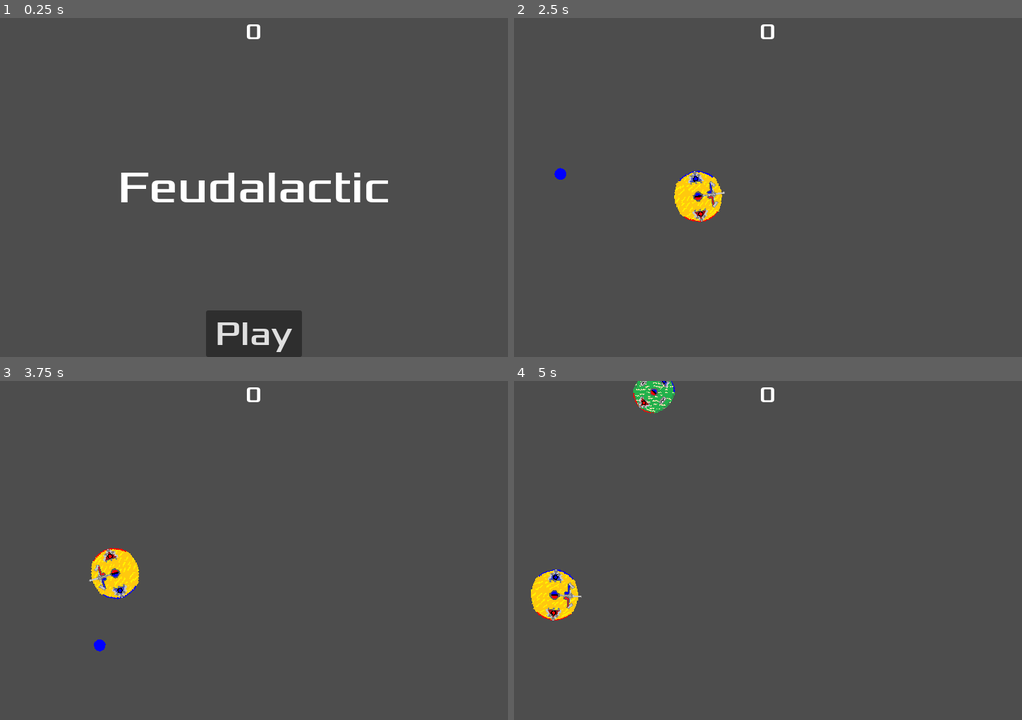
Above: before the commit, frames 1-4 (two rows, left to right).
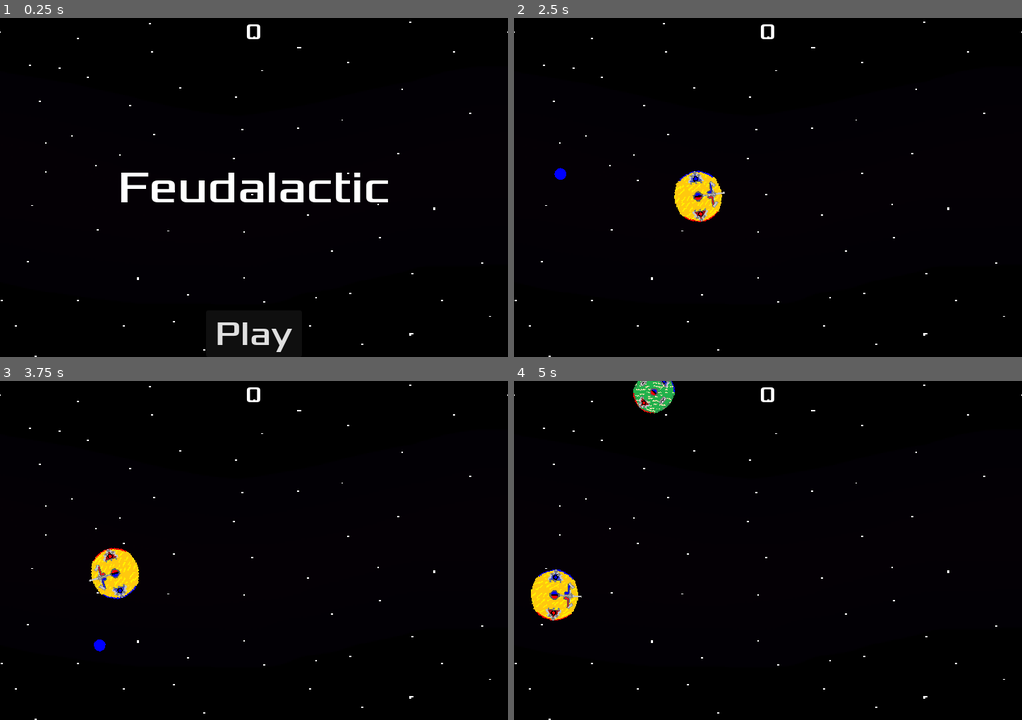
Above: after the commit, the same moments.

Repository: Austincain1006/MelonJam2024
Game: Godot game, scene res://main.tscn
Same seed, same stepped clock (60 frames per second), same inputs: the game is played once before the commit and once after it.
Inputs (mouse positions are in pixels of both pictures, inside the frame that each line leads up to):
- Up to frame 1 (0.25 s): no input
- Up to frame 2 (2.5 s): click "Play" at 0.5 s; tap Enter at 1.25 s; move the mouse to (879, 170) at 1.27 s; hold D (RotateRight) 1.28-2.03 s; hold Right mouse button (FireNegative) 1.28-2.03 s; move the mouse to (666, 204) at 2.02 s; hold S (MoveBackward) from 2.03 s (still down); click (666, 204) at 2.1 s
- Up to frame 3 (3.75 s): move the mouse to (304, 475) at 2.77 s; release S (MoveBackward) at 2.78 s; hold D (RotateRight) 2.78-3.53 s; hold Right mouse button (FireNegative) 2.78-3.53 s; move the mouse to (228, 618) at 3.52 s; hold W (MoveForward) from 3.53 s (still down); click (228, 618) at 3.6 s
- Up to frame 4 (5 s): move the mouse to (920, 601) at 4.27 s; release W (MoveForward) at 4.28 s; hold A (RotateLeft) from 4.28 s (still down); hold Right mouse button (FireNegative) from 4.28 s (still down)

The runs differ from the first frame. In frame 1, 98% of the frame differs, in the area x 0-100%, y 0-100%; in frame 2, 99%; in frame 3, 99%; in frame 4, 98%.

Commit message:
Added Space Background

Diff:
--- a/main.gd
+++ b/main.gd
@@ -48,7 +48,7 @@
 
 func _on_enemy_spawn_timer_timeout():
 	# Number of Enemies Scale with Score
-	if (numEnemies < MAX_ENEMIES) && (numEnemies < (score / 2) + 1):
+	if (numEnemies < MAX_ENEMIES) && (numEnemies < (score / 3) + 1):
 		spawnEnemy()
 		numEnemies += 1
 
--- a/main.tscn
+++ b/main.tscn
@@ -1,7 +1,8 @@
-[gd_scene load_steps=8 format=3 uid="uid://cn7ird88eupwv"]
+[gd_scene load_steps=9 format=3 uid="uid://cn7ird88eupwv"]
 
 [ext_resource type="PackedScene" uid="uid://cthywtjlqfrab" path="res://Player.tscn" id="1_2lql5"]
 [ext_resource type="Script" path="res://main.gd" id="1_trih3"]
+[ext_resource type="Texture2D" uid="uid://ni2v1hw6gh4w" path="res://Art/space4.png" id="3_lycsc"]
 [ext_resource type="PackedScene" uid="uid://bhjprg3ckgfnl" path="res://hud.tscn" id="4_kjf0n"]
 [ext_resource type="PackedScene" uid="uid://cn3iy67pv1sl8" path="res://enemy.tscn" id="4_y53f3"]
 [ext_resource type="AudioStream" uid="uid://bpthdmgbw27x5" path="res://Art/gameOver.wav" id="5_v86bp"]
@@ -17,6 +18,12 @@
 script = ExtResource("1_trih3")
 enemyScene = ExtResource("4_y53f3")
 
+[node name="Background" type="Sprite2D" parent="."]
+texture_filter = 1
+position = Vector2(336, 240)
+scale = Vector2(2.83709, 1.8914)
+texture = ExtResource("3_lycsc")
+
 [node name="Player" parent="." instance=ExtResource("1_2lql5")]
 position = Vector2(665, 223)
 
Binary file added: Art/space4.png
Not shown, added: Art/space4.png.import
Not shown, changed: assetsUsed.txt
